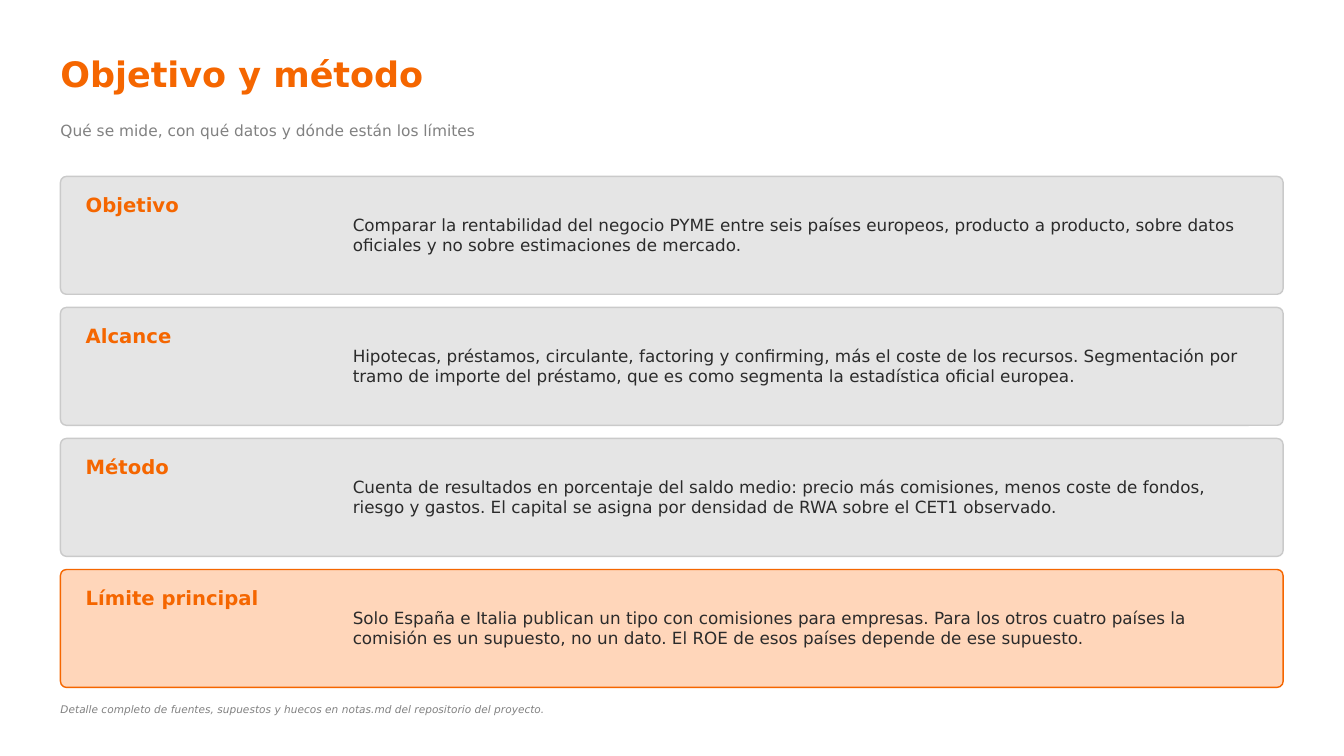
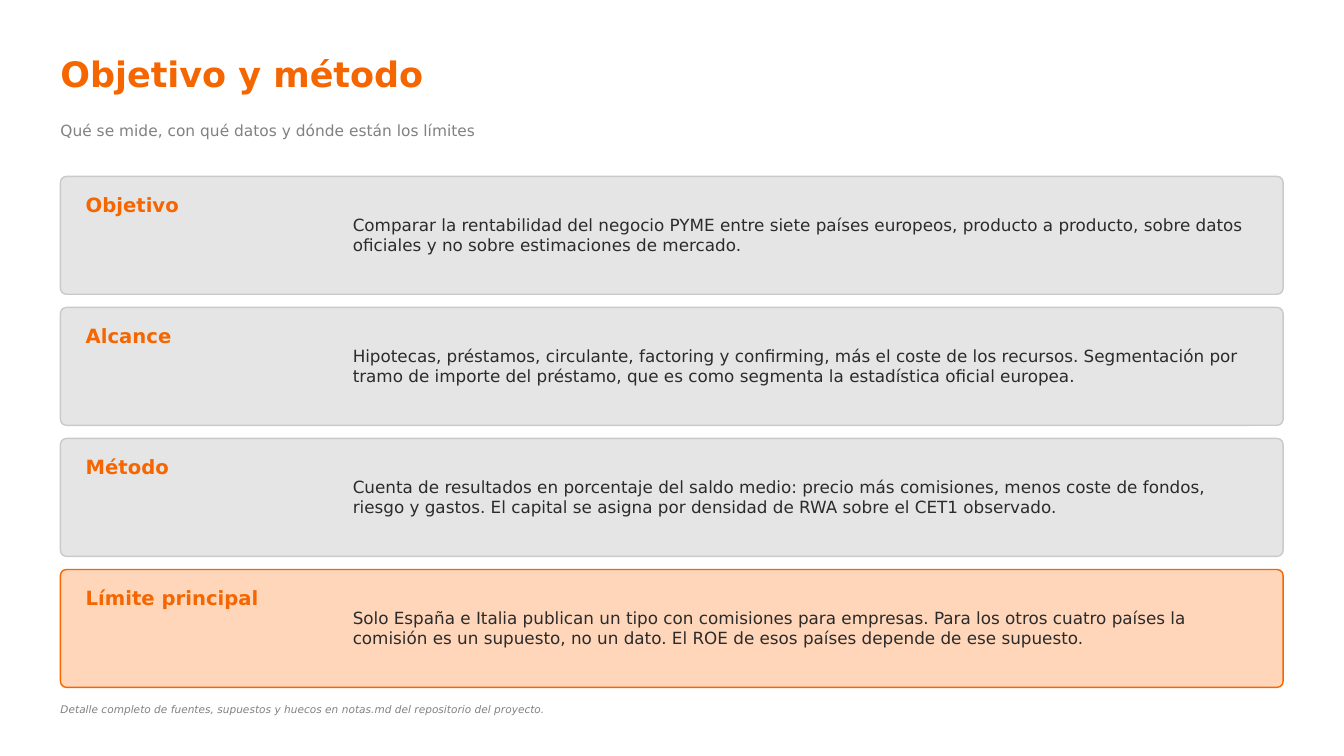
Before and after one commit to agomez2812-lang/sturdy-barnacle, a slide deck: slide 2 of pres/rentabilidad_pyme.pptx. Drawn at 1344x756 pixels with LibreOffice and Linux fonts; fonts in the diff are those of the drawing. Boxes give left, top, right and bottom in pixels: in the first picture for what was removed or moved away, otherwise in the second. Text is boxed around its words. In the diff, an @@ line names an element or a change of style, - is before the commit and + after.

```diff
--- a/pres/rentabilidad_pyme.pptx
+++ b/pres/rentabilidad_pyme.pptx
@@ text at (x1=353, y1=218, x2=1242, y2=255): text changed @@
-Comparar la rentabilidad del negocio PYME entre seis países europeos, producto a producto, sobre datos oficiales y no sobre estimaciones de mercado.
+Comparar la rentabilidad del negocio PYME entre siete países europeos, producto a producto, sobre datos oficiales y no sobre estimaciones de mercado.
```
Also in this commit, not shown: 10 other slides changed, 1 slide added, 7 other files.
